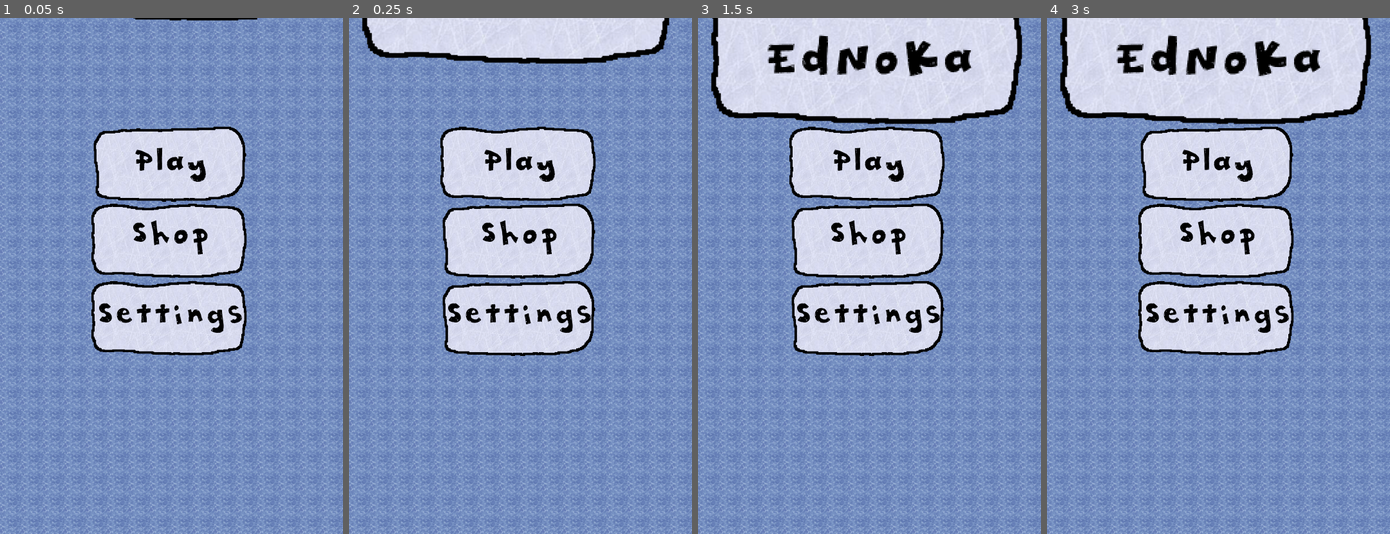
Above: before the commit, frames 1-4 (left to right).
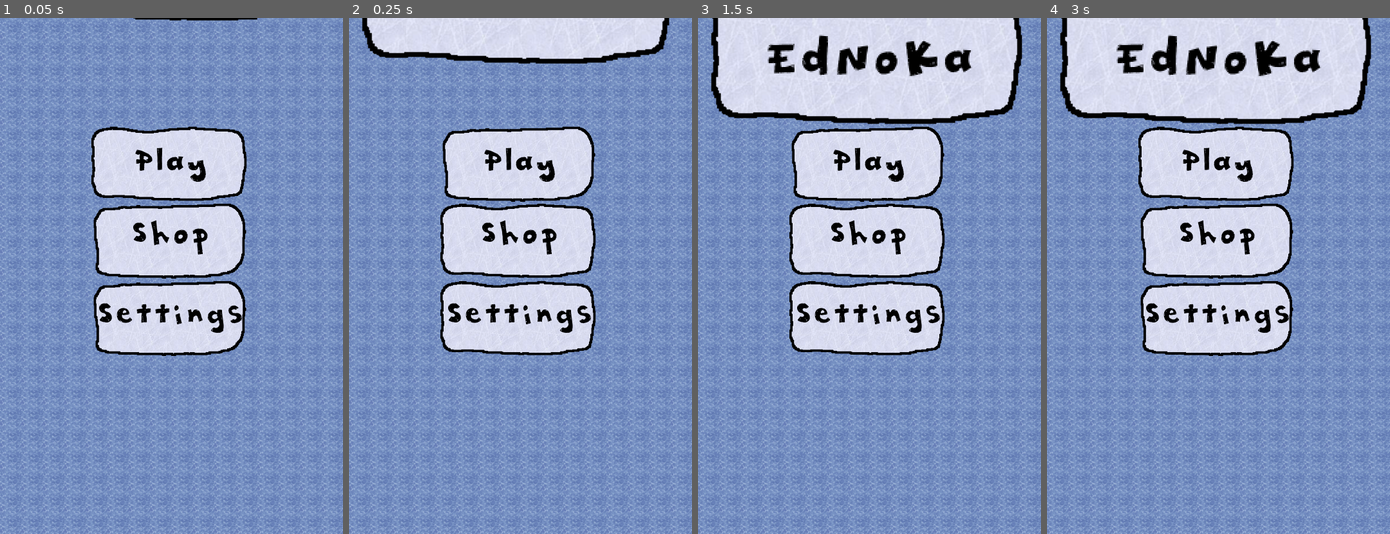
Above: after the commit, the same moments.

Repository: edouardmurat/edouardmurat.com
Game: Godot game, scene res://Menu.tscn
The game is run twice, just before and just after one commit, with the same random seed, the same clock (stepped at 60 frames per second) and the same inputs.
Inputs (mouse positions are in pixels of both pictures, inside the frame that each line leads up to):
- Up to frame 1 (0.05 s): no input
- Up to frame 2 (0.25 s): no input
- Up to frame 3 (1.5 s): move the mouse to (944, 250) at 0.52 s; tap Enter at 1.25 s; move the mouse to (800, 301) at 1.27 s
- Up to frame 4 (3 s): move the mouse to (1252, 162) at 2.02 s; move the mouse to (1201, 379) at 2.77 s

The runs differ from the first frame. In frame 1, 2.3% of the frame differs, in the area x 26-73%, y 21-66%; in frame 2, 2.3%; in frame 3, 2.3%; in frame 4, 2.3%.

Commit message:
Use GLES2 for html5 to work on safari

Diff:
--- a/Menu.tscn
+++ b/Menu.tscn
@@ -73,7 +73,6 @@
 [node name="AnimatedSprite" type="AnimatedSprite" parent="PlayTouchScreenButton"]
 position = Vector2( 7.68427, 9.54982 )
 frames = SubResource( 2 )
-frame = 1
 playing = true
 
 [node name="Label" type="Label" parent="PlayTouchScreenButton"]
@@ -95,6 +94,7 @@
 [node name="AnimatedSprite" type="AnimatedSprite" parent="ShopTouchScreenButton"]
 position = Vector2( 7.68427, 9.54982 )
 frames = SubResource( 2 )
+frame = 1
 playing = true
 
 [node name="Label" type="Label" parent="ShopTouchScreenButton"]
@@ -116,6 +116,7 @@
 [node name="AnimatedSprite" type="AnimatedSprite" parent="SettingsTouchScreenButton"]
 position = Vector2( 7.68427, 9.54982 )
 frames = SubResource( 2 )
+frame = 1
 playing = true
 
 [node name="Label" type="Label" parent="SettingsTouchScreenButton"]
@@ -155,7 +156,6 @@
 [node name="AnimatedSprite" type="AnimatedSprite" parent="Question/NoTouchScreenButton"]
 position = Vector2( 7.68427, 9.54982 )
 frames = SubResource( 2 )
-frame = 1
 playing = true
 
 [node name="Label" type="Label" parent="Question/NoTouchScreenButton"]
@@ -180,6 +180,7 @@
 material = SubResource( 8 )
 position = Vector2( 7.68427, 9.54982 )
 frames = SubResource( 2 )
+frame = 1
 playing = true
 
 [node name="Label" type="Label" parent="Question/YesTouchScreenButton"]
--- a/project.godot
+++ b/project.godot
@@ -49,4 +49,6 @@
 
 [rendering]
 
+quality/driver/driver_name="GLES2"
+vram_compression/import_etc=true
 environment/default_environment="res://default_env.tres"
Not shown, changed: EdNoKa.pck
